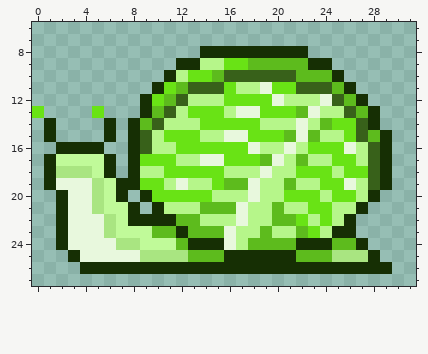
A pixel-art sprite gets an edit: image/cabbage_snail0.png. The first picture shows the starting point.
The file is 32x32 pixels. Shown: x 0..31, y 6..27.
Now the later version:
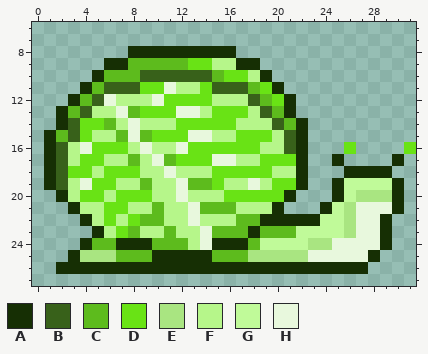
Palette (. is transparent): A #162f04  B #38611a  C #5dbb1d  D #69e315  E #a9e581  F #b6f68a  G #c0fa99  H #e8f8dd
From old to new:
Changed rows in their new state; - is an unchanged pixel.
first column x 0:
 8 --------AAAAAA---......---------
 9 ------AACCCCCDD-FAA......-------
10 -----ACCCBBBBBB-DDFA......------
11 ----ACBBBDDHFFD-BBCDA......-----
12 ---ACBHFFFHDDDD-FFBCDA......----
13 .-ACBFFHCDDDHHF-DDFBCA.......---
14 -.ABDDCFHFF-DD---FF-BCA......---
15 --CBDFFCHCD--HH-FD--FBA.......--
16 -ABFHDDDFH--H-----D--BA...D...-D
17 --BFDDFFCFHCDDD-HFFDDDA..A....A-
18 --BDDFDDD--HFFF-DDDD--A...AAA---
19 --BF-DDFFCF--CC-FF--DDA..AGGGGA-
20 ---FDDFDDDFFHFF-DDDDDA...AGEEEA-
21 --.AFFDDFFC--H---F--A...AGEHHHA-
22 --..AFDFDCCFFH---CCAAAAAGGEHHA--
23 --...AFDCFF-FFH-CCA-CCGGGGEHHA--
24 --..ACCAAACC-FH-AA-GGGGEEHHHHA--
25 ----EEECCCAAAAA-CCEEEEEHHHHH----
26 --AA------------------------..--
Changed places in both pictures, as pixel boxes (x1, y1, x2, y2):
changed: (32, 46, 416, 274)
